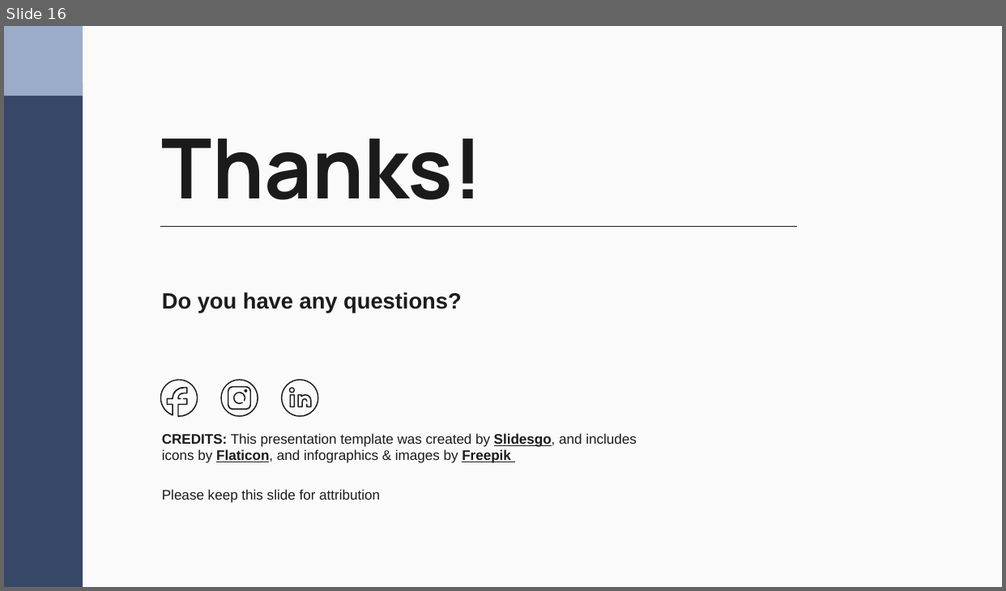
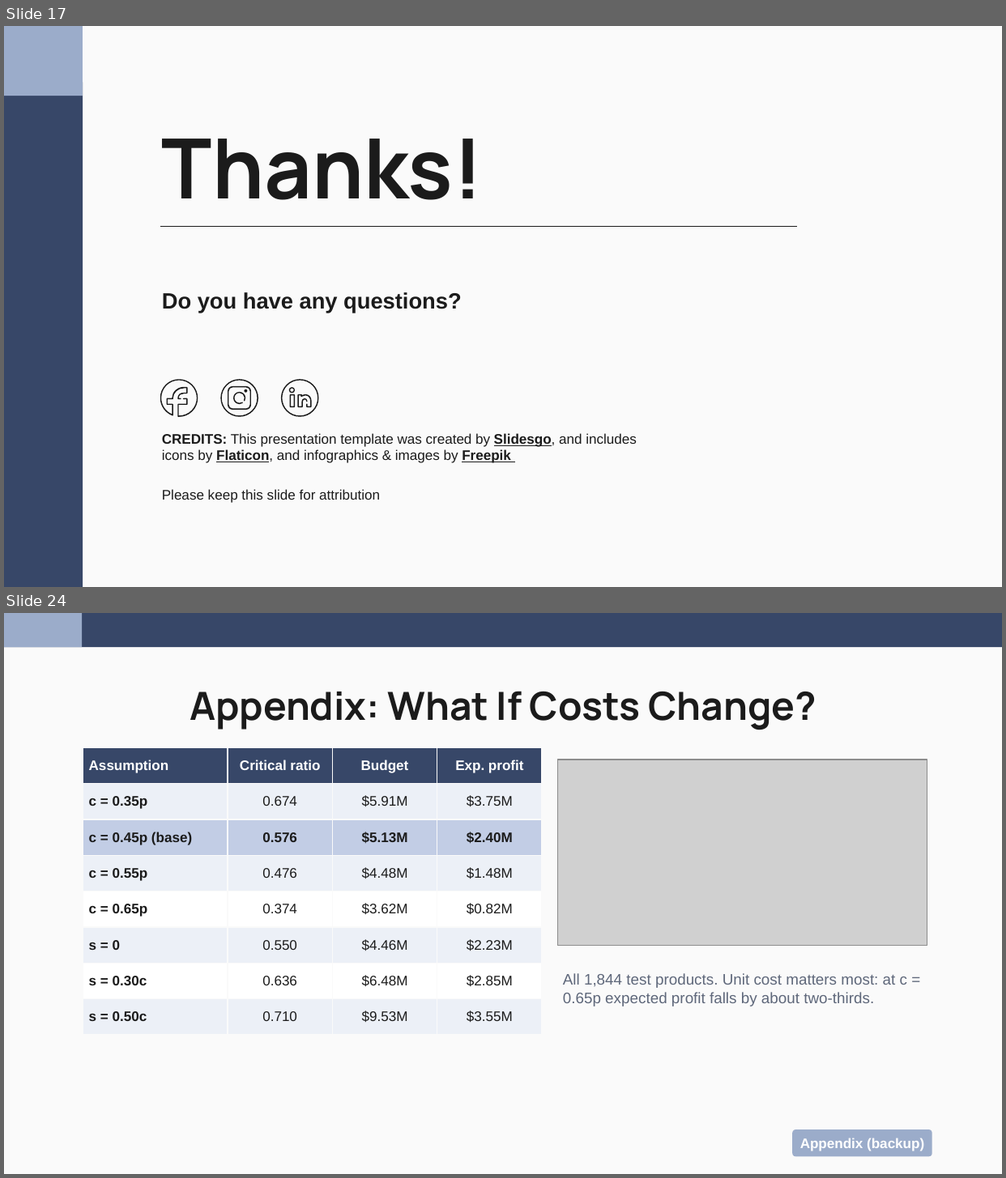
Before and after one commit to nakimagine/hello-world, a slide deck: Group_3_Amazon_Office_Electronic_Slides.pptx. Shown one above the other, each under a label of ours: slide 16 before the commit, slides 17 and 24 after it; the slides between them are not shown. The pictures are 1006x591 and 1006x1178 pixels, drawn with LibreOffice and Linux fonts; fonts in the diff are those of the drawing; grey boxes stand for pictures. Boxes give left, top, right and bottom in pixels: in the first picture for what was removed or moved away, otherwise in the second. Text is boxed around its words. In the diff, an @@ line names an element or a change of style, - is before the commit and + after.

```diff
--- a/Group_3_Amazon_Office_Electronic_Slides.pptx
+++ b/Group_3_Amazon_Office_Electronic_Slides.pptx
@@ slide 24 added at box(4, 613, 1002, 1174), background #FAFAFA @@
@@ rectangle added at box(4, 613, 1002, 647), fill #374768 @@
@@ rectangle added at box(4, 613, 82, 647), fill #9BACCA @@
@@ title added at box(189, 691, 816, 730), 28 pt, text #1B1B1B, bold @@
+Appendix: What If Costs Change?
@@ table added at box(83, 747, 542, 1035), 8 rows, 4 columns @@
+Assumption | Critical ratio | Budget | Exp. profit
+c = 0.35p | 0.674 | $5.91M | $3.75M
+c = 0.45p (base) | 0.576 | $5.13M | $2.40M
+c = 0.55p | 0.476 | $4.48M | $1.48M
+c = 0.65p | 0.374 | $3.62M | $0.82M
+s = 0 | 0.550 | $4.46M | $2.23M
+s = 0.30c | 0.636 | $6.48M | $2.85M
+s = 0.50c | 0.710 | $9.53M | $3.55M
@@ picture added at box(558, 760, 927, 945) @@
@@ text added at box(563, 973, 907, 1007), 11 pt, text #5E677A @@
+All 1,844 test products. Unit cost matters most: at c = 0.65p expected profit falls by about two-thirds.
@@ rounded rectangle added at box(792, 1130, 932, 1157), fill #9BACCA, 10 pt, text #FFFFFF, bold @@
+Appendix (backup)
@@ what was slide 16 is now slide 17 @@
```
Also in this commit, not shown: 8 other slides added.
